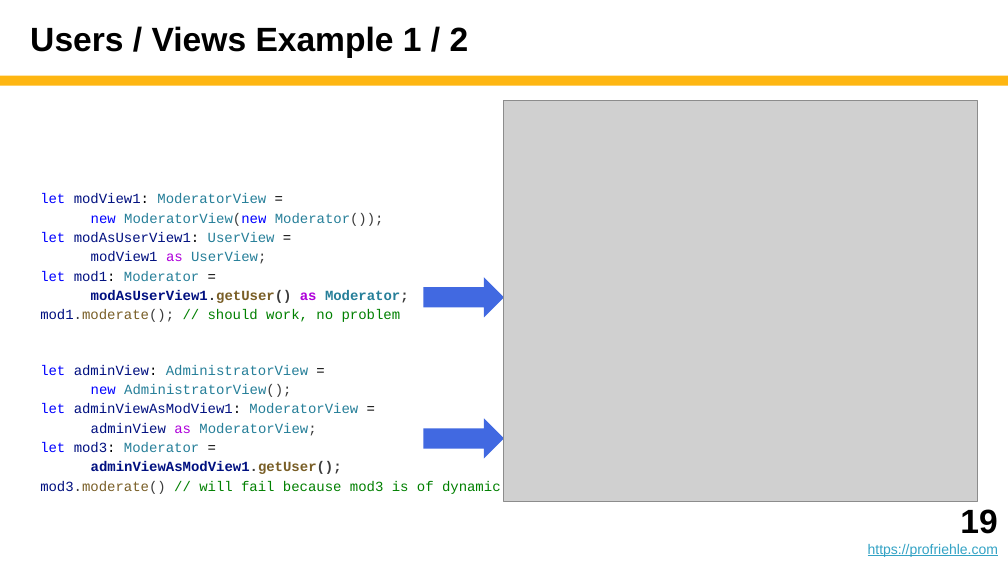
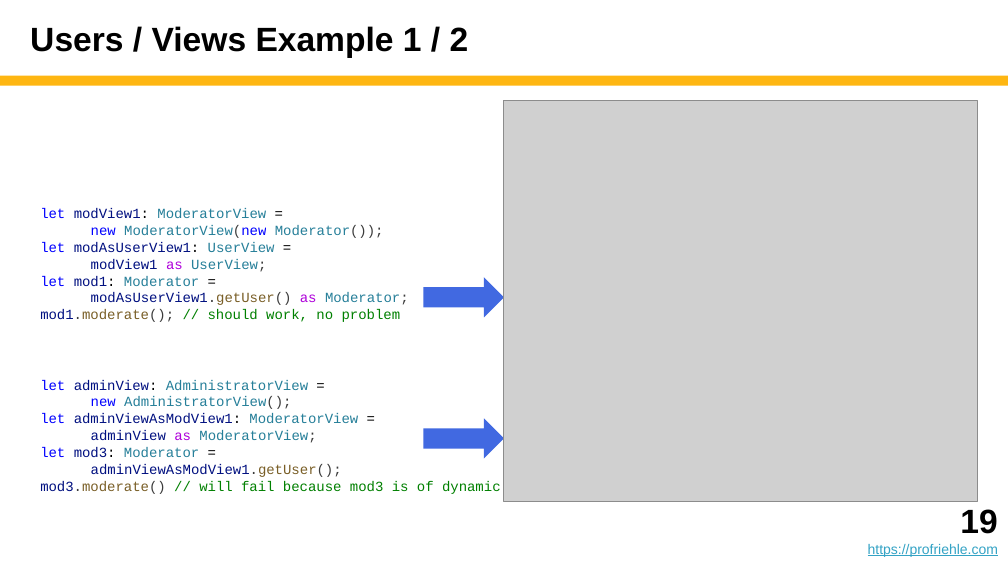
Before and after one commit to dirkriehle/adap-course, a slide deck: slide 19 of Lecture slides/ADAP B03 - Subtyping and Inheritance.pptx. Drawn at 1008x567 pixels with LibreOffice and Linux fonts; fonts in the diff are those of the drawing; grey boxes stand for pictures. Boxes give left, top, right and bottom in pixels: in the first picture for what was removed or moved away, otherwise in the second. Text is boxed around its words. In the diff, an @@ line names an element or a change of style, - is before the commit and + after.

```diff
--- a/Lecture slides/ADAP B03 - Subtyping and Inheritance.pptx
+++ b/Lecture slides/ADAP B03 - Subtyping and Inheritance.pptx
@@ text "let modView1: ModeratorView =" at box(40, 208, 409, 322): bold off in "modAsUserView1.getUser() as Moderator;"; line spacing 1.15 to 1 @@
@@ text "let adminView: AdministratorView =" at box(40, 380, 501, 494): bold off in "adminViewAsModView1.getUser();"; line spacing 1.15 to 1 @@
```
Also in this commit, not shown: 5 other slides changed, 9 other files.
